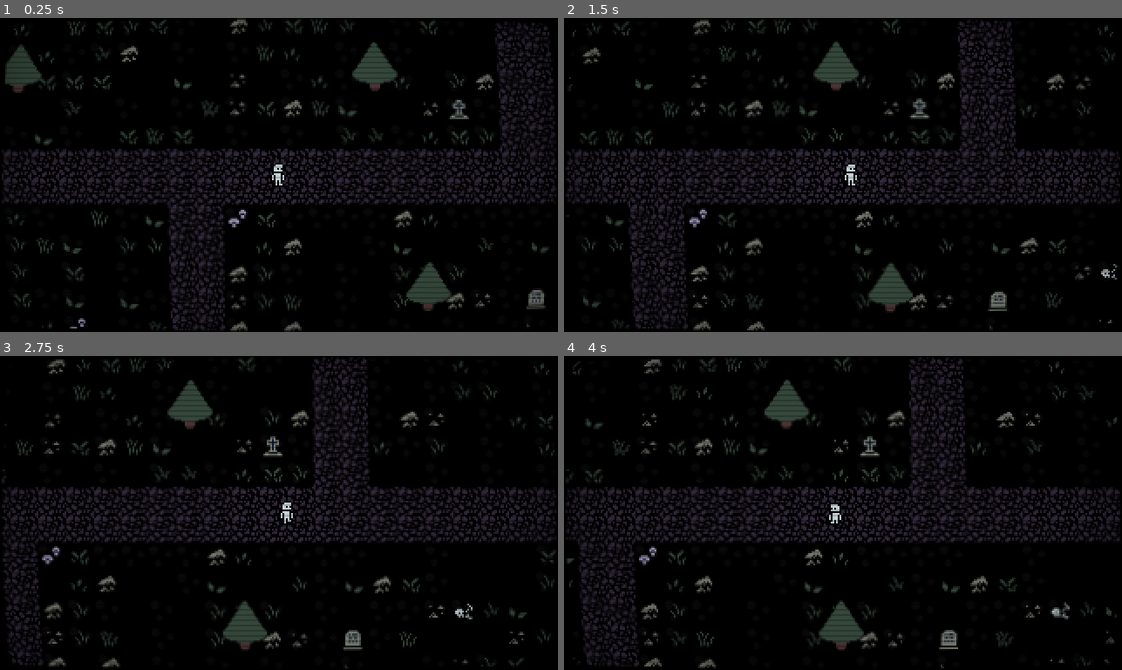
Above: before the commit, frames 1-4 (two rows, left to right).
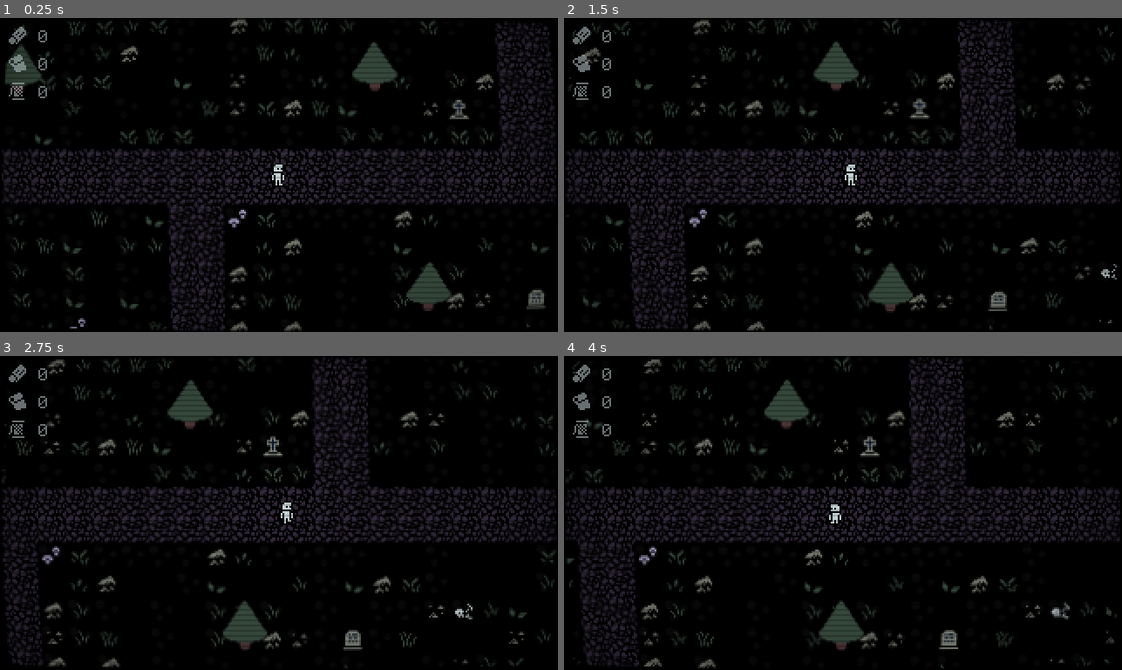
Above: after the commit, the same moments.

Repository: WirelessNine/Lone-Island
Game: Godot game, scene res://scenes/main.tscn
Two runs of this game, one before a commit and one after it. Both use one fixed random seed, a clock stepped at 60 frames per second and the inputs below.
Inputs (mouse positions are in pixels of both pictures, inside the frame that each line leads up to):
- Up to frame 1 (0.25 s): no input
- Up to frame 2 (1.5 s): tap Enter (ui_accept) at 0.5, 0.77 s; move the mouse to (965, 159) at 0.52 s; hold D (right) 0.53-1.25 s; hold Shift (sprint) 0.53-1.25 s; click (965, 159) at 0.67 s; drag from (731, 190) to (815, 237) at 1.27 s
- Up to frame 3 (2.75 s): move the mouse to (334, 443) at 2.02 s; hold D (right) from 2.03 s (still down); tap Alt at 2.1 s
- Up to frame 4 (4 s): release D (right) at 2.75 s; drag from (815, 575) to (675, 465) at 2.77 s; move the mouse to (1010, 560) at 3.52 s; hold A (left) from 3.53 s (still down); tap U at 3.6 s; tap Enter (ui_accept) at 3.77 s

The runs differ from the first frame. In frame 1, 0.3% of the frame differs, in the area x 1-9%, y 2-27%; in frame 2, 0.3%; in frame 3, 0.3%; in frame 4, 0.3%.

Commit message:
Add basic inventory system

Diff:
--- /dev/null
+++ b/resources/ui/label_settings.tres
@@ -0,0 +1,7 @@
+[gd_resource type="LabelSettings" format=3 uid="uid://b86hciemkw0e0"]
+
+[ext_resource type="FontFile" uid="uid://bsya1tb5m0dud" path="res://assets/monogram-extended.ttf" id="1_je6qc"]
+
+[resource]
+font = ExtResource("1_je6qc")
+font_color = Color(0.7411765, 0.7921569, 0.8039216, 1)
--- /dev/null
+++ b/scenes/hud.gd
@@ -0,0 +1,15 @@
+extends MarginContainer
+
+@onready var wood: Label = %Wood
+@onready var cloth: Label = %Cloth
+@onready var rope: Label = %Rope
+
+
+func _ready() -> void:
+	GameManager.items_changed.connect(_on_items_changed)
+
+
+func _on_items_changed() -> void:
+	wood.text = str(GameManager.get_item_amount(GameManager.Item.WOOD))
+	cloth.text = str(GameManager.get_item_amount(GameManager.Item.CLOTH))
+	rope.text = str(GameManager.get_item_amount(GameManager.Item.ROPE))
--- /dev/null
+++ b/scenes/hud.tscn
@@ -0,0 +1,66 @@
+[gd_scene format=3 uid="uid://dy2nupeeg10nc"]
+
+[ext_resource type="Script" uid="uid://b5bfclbxmukol" path="res://scenes/hud.gd" id="1_5ysmq"]
+[ext_resource type="Texture2D" uid="uid://brxqwial12me1" path="res://assets/ui.png" id="1_ahhtf"]
+[ext_resource type="LabelSettings" uid="uid://b86hciemkw0e0" path="res://resources/ui/label_settings.tres" id="2_oo0fn"]
+
+[sub_resource type="AtlasTexture" id="AtlasTexture_as85p"]
+atlas = ExtResource("1_ahhtf")
+region = Rect2(0, 0, 16, 16)
+
+[sub_resource type="AtlasTexture" id="AtlasTexture_oo0fn"]
+atlas = ExtResource("1_ahhtf")
+region = Rect2(16, 0, 16, 16)
+
+[sub_resource type="AtlasTexture" id="AtlasTexture_5ysmq"]
+atlas = ExtResource("1_ahhtf")
+region = Rect2(32, 0, 16, 16)
+
+[node name="HUD" type="MarginContainer" unique_id=876952052]
+anchors_preset = 15
+anchor_right = 1.0
+anchor_bottom = 1.0
+grow_horizontal = 2
+grow_vertical = 2
+theme_override_constants/margin_left = 2
+theme_override_constants/margin_top = 2
+theme_override_constants/margin_right = 2
+theme_override_constants/margin_bottom = 2
+script = ExtResource("1_5ysmq")
+metadata/_edit_lock_ = true
+
+[node name="ItemsGrid" type="GridContainer" parent="." unique_id=2138402624]
+modulate = Color(1, 1, 1, 0.54901963)
+layout_mode = 2
+theme_override_constants/v_separation = 0
+columns = 2
+
+[node name="TextureRect" type="TextureRect" parent="ItemsGrid" unique_id=1883621362]
+layout_mode = 2
+texture = SubResource("AtlasTexture_as85p")
+
+[node name="Wood" type="Label" parent="ItemsGrid" unique_id=910775328]
+unique_name_in_owner = true
+layout_mode = 2
+text = "0"
+label_settings = ExtResource("2_oo0fn")
+
+[node name="TextureRect2" type="TextureRect" parent="ItemsGrid" unique_id=2094865839]
+layout_mode = 2
+texture = SubResource("AtlasTexture_oo0fn")
+
+[node name="Cloth" type="Label" parent="ItemsGrid" unique_id=149983515]
+unique_name_in_owner = true
+layout_mode = 2
+text = "0"
+label_settings = ExtResource("2_oo0fn")
+
+[node name="TextureRect3" type="TextureRect" parent="ItemsGrid" unique_id=919583886]
+layout_mode = 2
+texture = SubResource("AtlasTexture_5ysmq")
+
+[node name="Rope" type="Label" parent="ItemsGrid" unique_id=1291385418]
+unique_name_in_owner = true
+layout_mode = 2
+text = "0"
+label_settings = ExtResource("2_oo0fn")
--- a/scenes/main.tscn
+++ b/scenes/main.tscn
@@ -3,6 +3,7 @@
 [ext_resource type="Script" uid="uid://ccxxo5cx1sbwf" path="res://scenes/main.gd" id="1_o5qli"]
 [ext_resource type="PackedScene" uid="uid://lgx6c8u5ghv7" path="res://scenes/player.tscn" id="2_0wfyh"]
 [ext_resource type="TileSet" uid="uid://ush6c1nk2oel" path="res://resources/floor_set.tres" id="4_jyhfs"]
+[ext_resource type="PackedScene" uid="uid://dy2nupeeg10nc" path="res://scenes/hud.tscn" id="5_o6xl0"]
 [ext_resource type="TileSet" uid="uid://cmxy1j4lb3ly0" path="res://resources/decor_set.tres" id="5_tbgi4"]
 [ext_resource type="Shader" uid="uid://bslw5x7uqj772" path="res://resources/shaders/crt.gdshader" id="5_tefeu"]
 
@@ -48,3 +49,5 @@
 anchor_bottom = 1.0
 grow_horizontal = 2
 grow_vertical = 2
+
+[node name="HUD" parent="UI" unique_id=876952052 instance=ExtResource("5_o6xl0")]
--- /dev/null
+++ b/scripts/game_manager.gd
@@ -0,0 +1,21 @@
+extends Node
+
+signal items_changed
+
+enum Item {
+	WOOD,
+	CLOTH,
+	ROPE,
+}
+
+var items: Dictionary[Item, int] = { Item.WOOD: 0, Item.CLOTH: 0, Item.ROPE: 0 }
+
+
+func add_item(item: Item) -> void:
+	items[item] += 1
+
+	items_changed.emit()
+
+
+func get_item_amount(item: Item) -> int:
+	return items[item]
Binary file added: assets/monogram-extended.ttf
Not shown, added: assets/monogram-extended.ttf.import
Binary file added: assets/ui.png
Not shown, added: assets/ui.png.import
Not shown, added: scenes/hud.gd.uid
Not shown, added: scripts/game_manager.gd.uid
Not shown, changed: kanban_tasks_data.kanban
